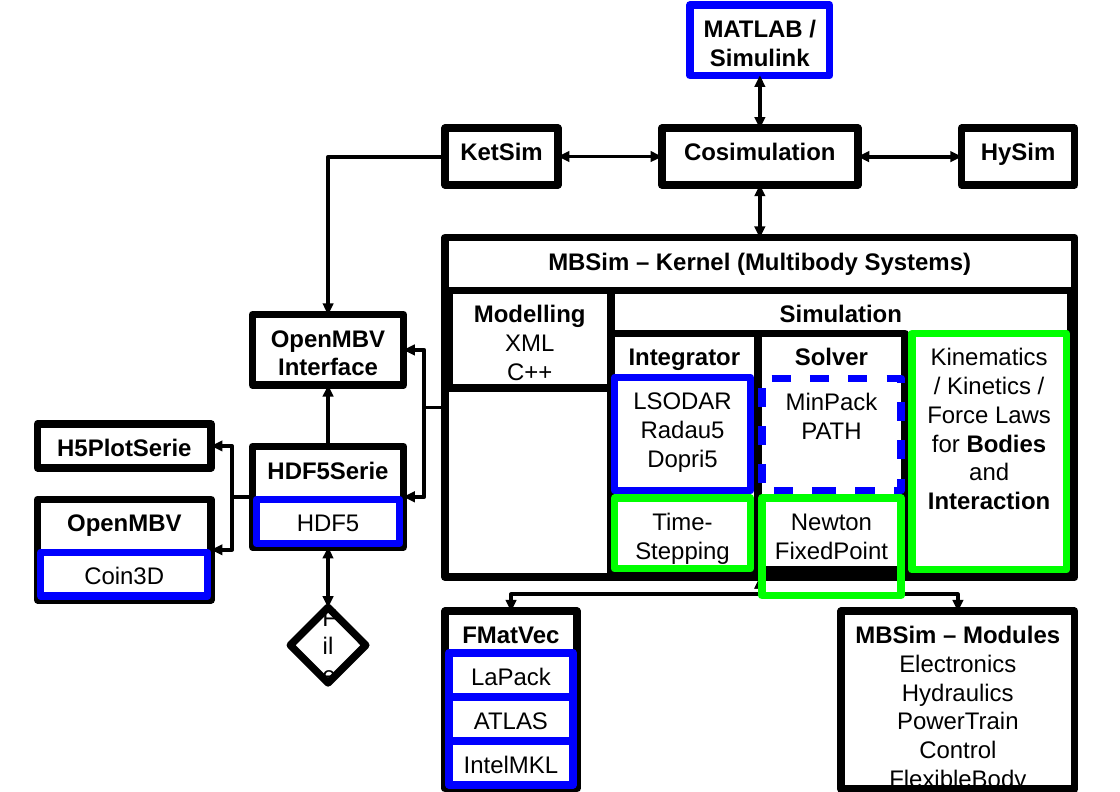
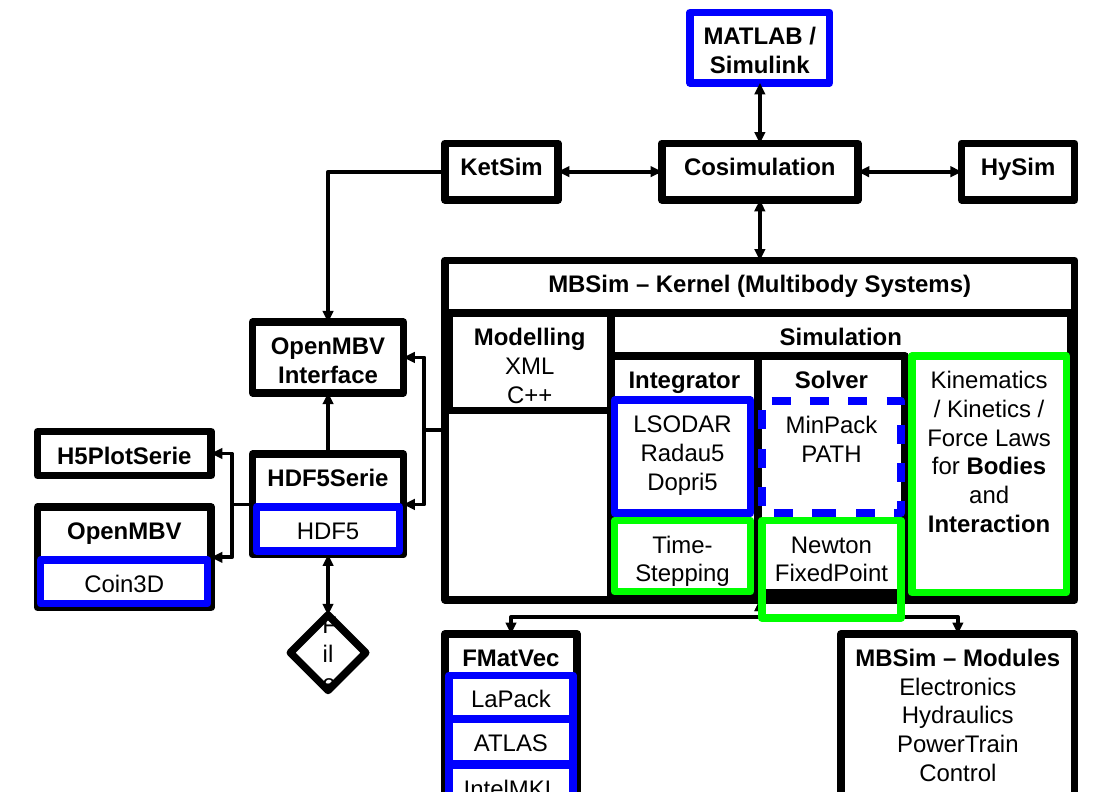
Before and after one commit to mbsim-env/mbsim, a slide deck: slide 1 of trunk/tutorial/CDR/mbsim_embedding.odp. Drawn at 1120x792 pixels with LibreOffice and Linux fonts; fonts in the diff are those of the drawing. Boxes give left, top, right and bottom in pixels: in the first picture for what was removed or moved away, otherwise in the second. Text is boxed around its words. In the diff, an @@ line names an element or a change of style, - is before the commit and + after.

```diff
--- a/trunk/tutorial/CDR/mbsim_embedding.odp
+++ b/trunk/tutorial/CDR/mbsim_embedding.odp
@@ rectangle "MATLAB / Simulink": place and size @@
-rectangle "MATLAB / Simulink" at [690,5,830,76]
+rectangle "MATLAB / Simulink" at [690,12,830,83]
@@ elbow double arrow moved from (760, 128) - (760, 76) to (760, 144) - (760, 83) @@
@@ elbow arrow moved from (446, 156) - (329, 314) to (446, 171) - (329, 322) @@
@@ 3 rectangles, 2 elbow double arrows: place and size @@
-3 rectangles, 2 elbow double arrows at [446,128,1075,185]
+3 rectangles, 2 elbow double arrows at [446,144,1075,200]
@@ elbow double arrow moved from (760, 238) - (760, 185) to (760, 261) - (760, 200) @@
@@ elbow arrow moved from (446, 407) - (403, 350) to (446, 430) - (403, 357) @@
@@ elbow arrow moved from (446, 407) - (403, 496) to (446, 430) - (403, 504) @@
@@ elbow arrow moved from (253, 496) - (211, 446) to (253, 504) - (211, 453) @@
@@ 6 rectangles, 2 elbow arrows, 1 diamond, 1 elbow double arrow: place and size @@
-6 rectangles, 2 elbow arrows, 1 diamond, 1 elbow double arrow at [37,314,403,683]
+6 rectangles, 2 elbow arrows, 1 diamond, 1 elbow double arrow at [37,322,403,691]
@@ 10 rectangles, 2 elbow double arrows: place and size @@
-10 rectangles, 2 elbow double arrows at [446,238,1075,785]
+10 rectangles, 2 elbow double arrows at [446,261,1075,792]
@@ 5 rectangles: place and size @@
-5 rectangles at [446,378,1075,789]
+5 rectangles at [446,400,1075,792]
```
Also in this commit, not shown: 2 other slides changed, 1 other file.
